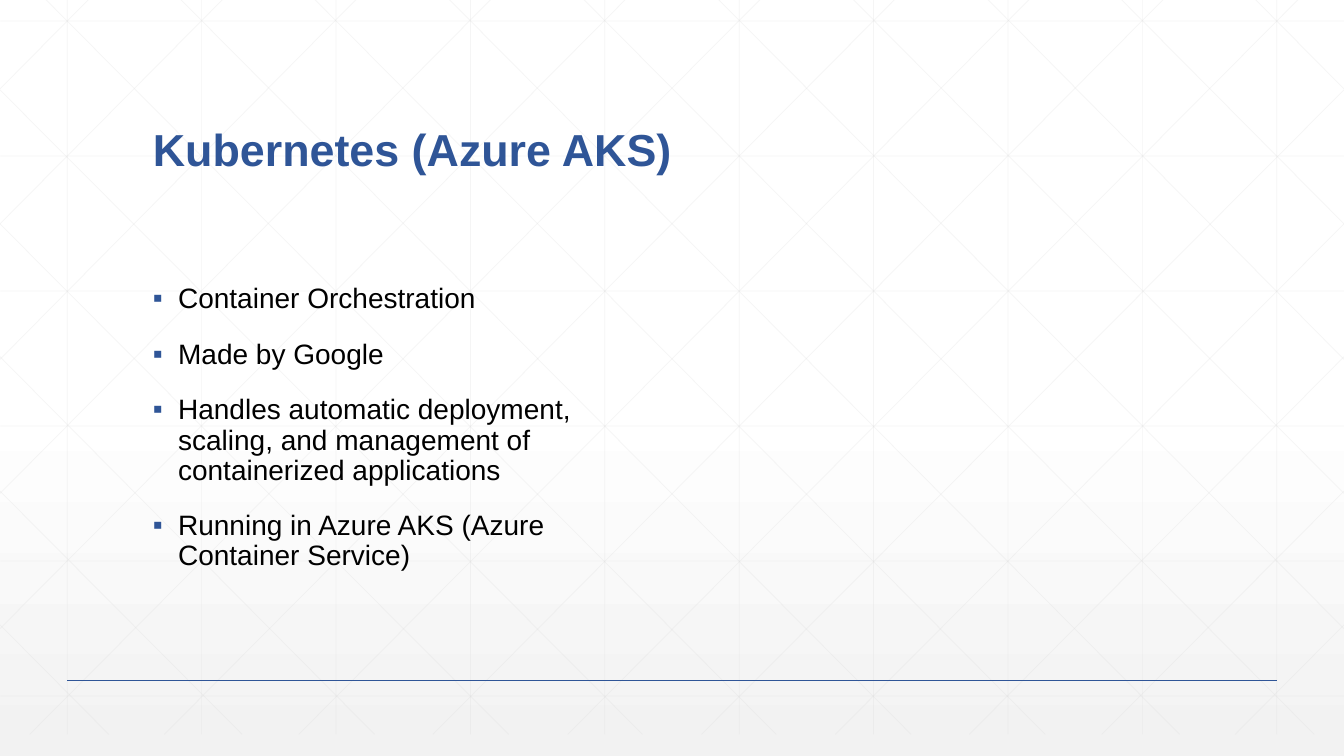
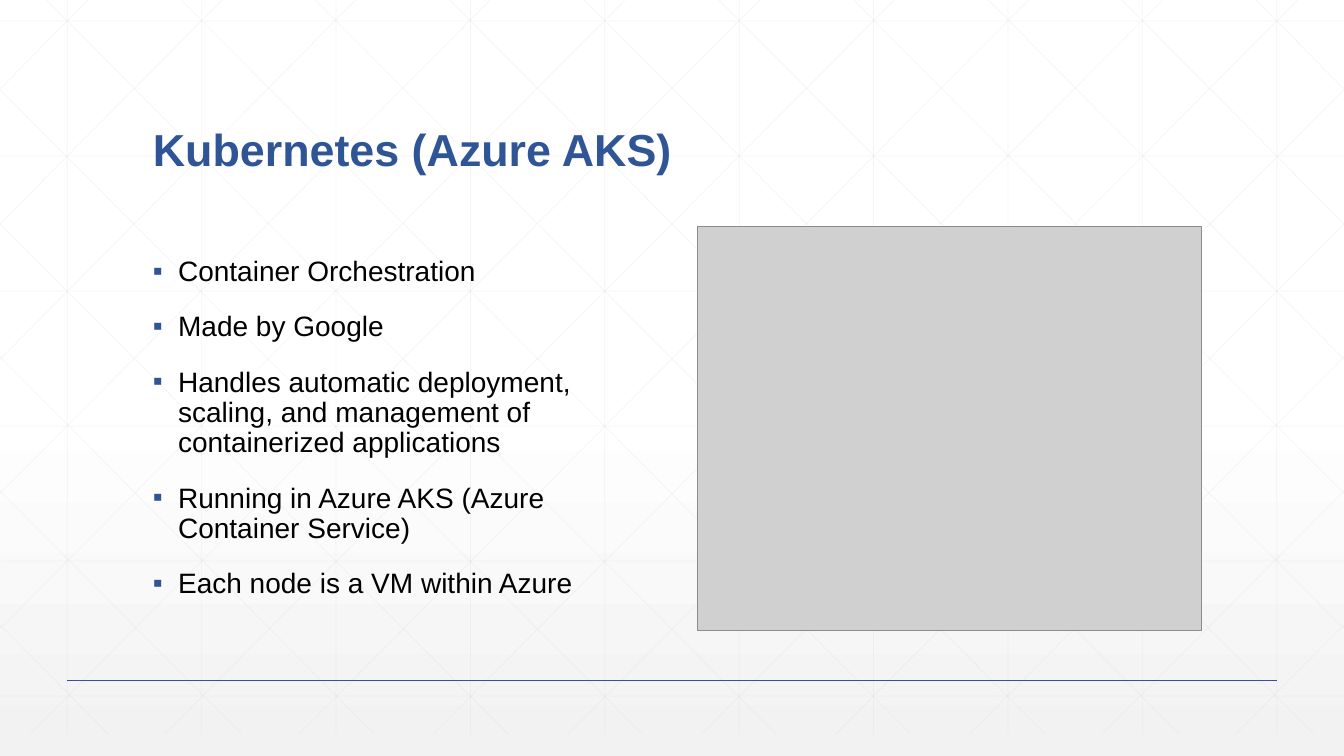
Before and after one commit to lexibrown/Skydot, a slide deck: slide 8 of documentation/presentation.pptx. Drawn at 1344x756 pixels with LibreOffice and Linux fonts; fonts in the diff are those of the drawing; grey boxes stand for pictures. Boxes give left, top, right and bottom in pixels: in the first picture for what was removed or moved away, otherwise in the second. Text is boxed around its words. In the diff, an @@ line names an element or a change of style, - is before the commit and + after.

```diff
--- a/documentation/presentation.pptx
+++ b/documentation/presentation.pptx
@@ picture added at [698, 226, 1202, 630] @@
@@ text at [178, 572, 572, 594]: paragraph added @@
+▪ Each node is a VM within Azure
```
Also in this commit, not shown: 7 other slides changed, 2 slides added, 4 slides removed, 3 other files.
